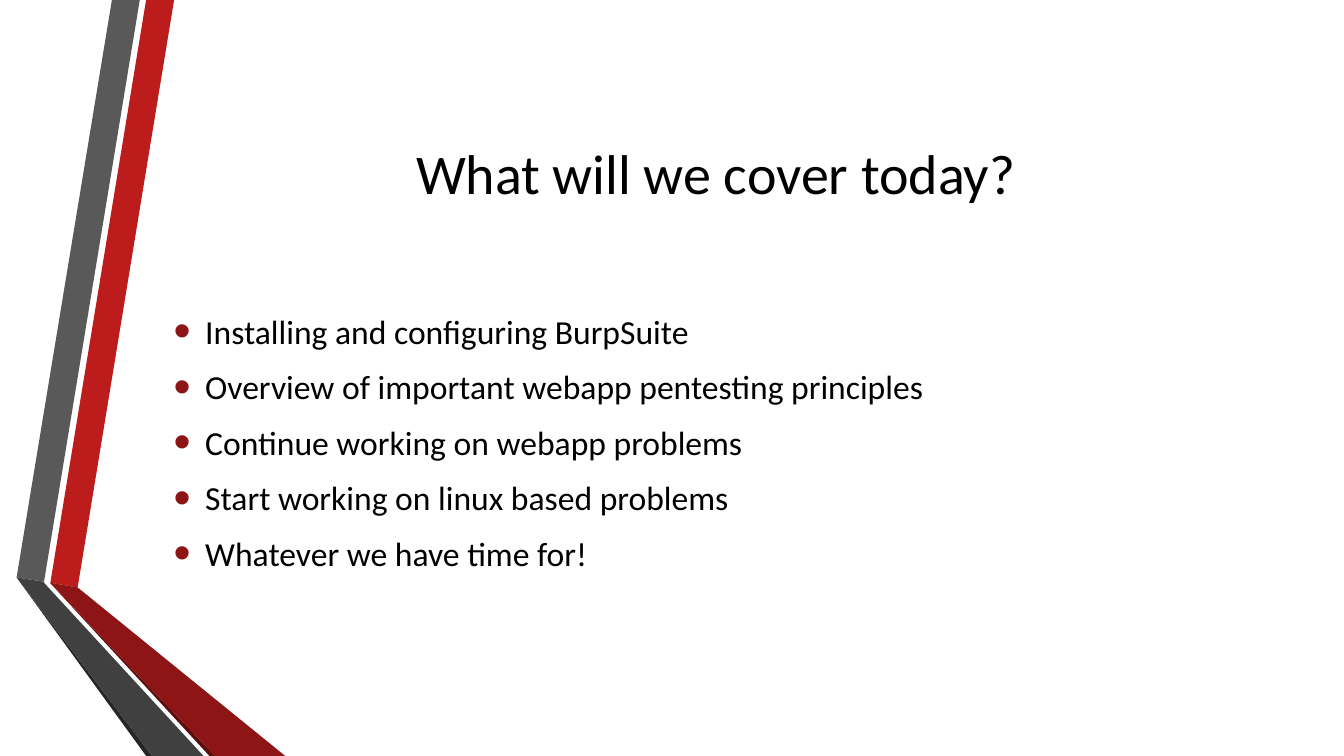
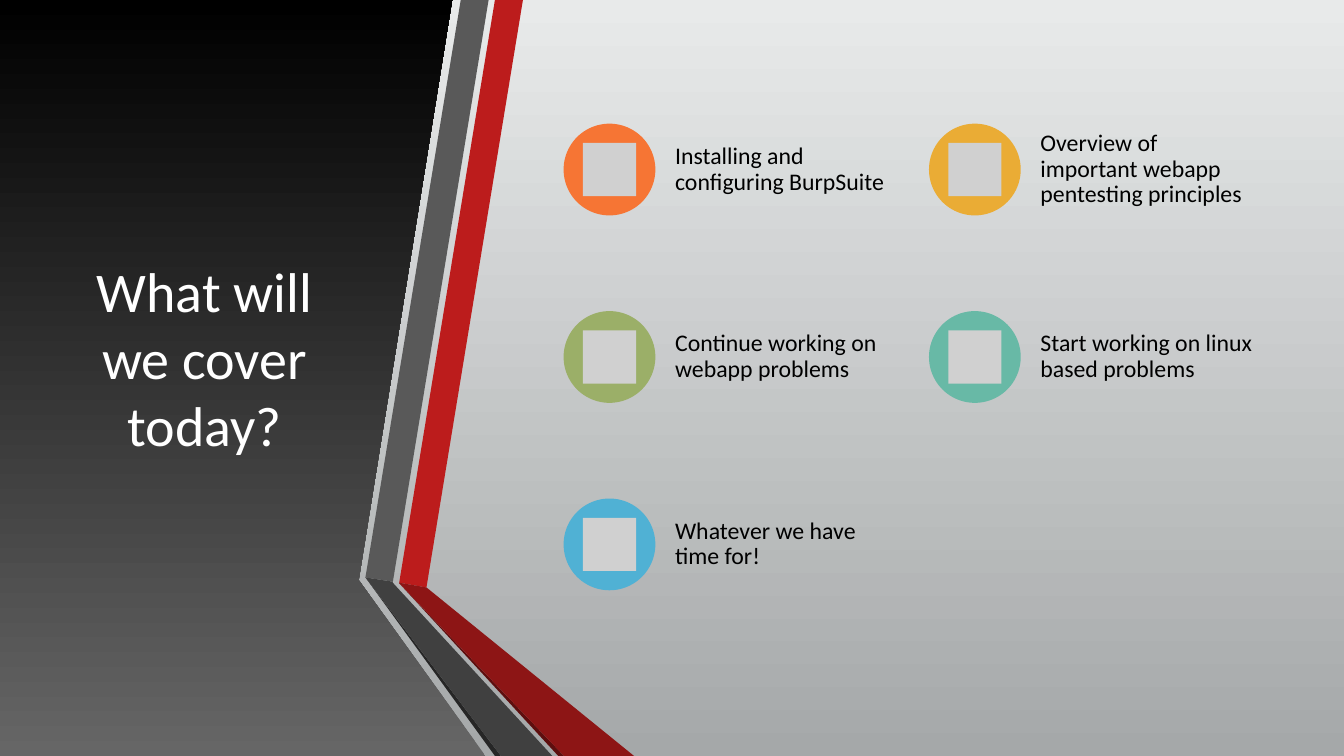
Before and after one commit to umisc/workshops, a slide deck: slide 2 of Workshop_2/workshop-2-slides.pptx. Drawn at 1344x756 pixels with LibreOffice and Linux fonts; fonts in the diff are those of the drawing; grey boxes stand for pictures; background and template pictures are left out. Boxes give left, top, right and bottom in pixels: in the first picture for what was removed or moved away, otherwise in the second. Text is boxed around its words. In the diff, an @@ line names an element or a change of style, - is before the commit and + after.

```diff
--- a/Workshop_2/workshop-2-slides.pptx
+++ b/Workshop_2/workshop-2-slides.pptx
@@ background picture (left out) to gradient #E9EAEB to #A5A8A9 @@
@@ rectangle added at [0,0,1344,756], fill gradient #E9EAEB to #A5A8A9 @@
@@ freeform shape added at [0,0,486,756], fill gradient #676767 to #000000 @@
@@ title "What will we cover today?": place and size @@
-title "What will we cover today?" at [416,155,1015,203]
+title "What will we cover today?" at [97,273,311,455]
@@ title "What will we cover today?" at [97,273,311,455]: text colour #000000 to #FFFFFF @@
@@ text removed at [205,320,923,567] @@
-• Installing and configuring BurpSuite
-• Overview of important webapp pentesting principles
-• Continue working on webapp problems
-• Start working on linux based problems
-• Whatever we have time for!
@@ group added at [564,124,1252,591]: 5 ellipses, 5 pictures, 5 texts @@
+Installing and configuring BurpSuite
+Overview of important webapp pentesting principles
+Continue working on webapp problems
+Start working on linux based problems
+Whatever we have time for!
@@ group added at [366,0,634,756]: 6 freeform shapes @@
```
Also in this commit, not shown: 12 other slides changed, 2 slides added, 1 slide removed.
